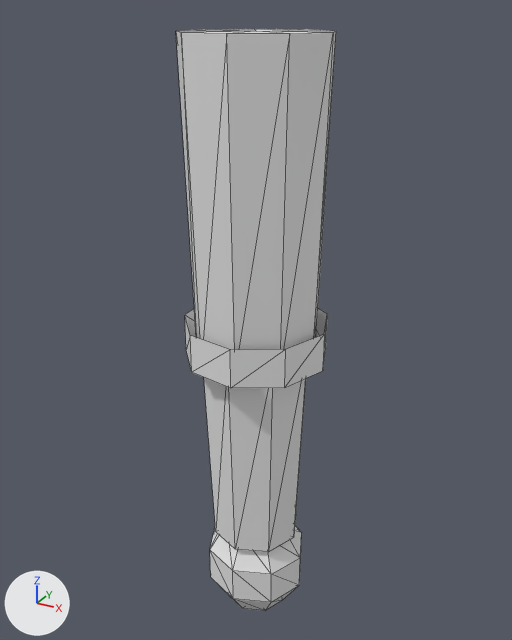
The OBJ model assets/models/citizens/arm_r.obj: old version first, new version second.
One viewpoint serves both versions: a camera (50 mm lens) standing at (0.276, -0.503, 0.016) and looking at (-0.008, 0.013, -0.242). The lights are fixed; the arrows at lower left show +X, +Y and +Z. The picture after the commit comes second. Mesh edges are drawn as thin lines. Where no turn or scale is listed for an object, it has been applied to the vertices. Vertices at exactly the same position are counted once.

In view in the first picture: 'arm_r'.
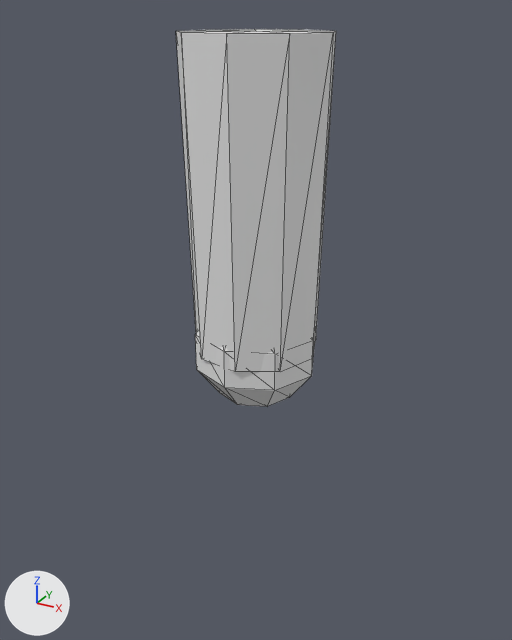
Diff of the bpy script that builds the scene:
```diff
--- a/assets/models/citizens/arm_r.obj.py
+++ b/assets/models/citizens/arm_r.obj.py
@@ me_arm_r @@
 # used by ob_arm_r; location = (0.0, 0.0, 0.0)
-me_arm_r.from_pydata(...)  # 90 vertices, 150 faces; spans x -0.061..0.065, y -0.064..0.064, z -0.558..0.0
+me_arm_r.from_pydata(...)  # 54 vertices, 100 faces; spans x -0.058..0.062, y -0.061..0.061, z -0.315..0.0
+# me_arm_r part 1: the loose piece of 34 vertices spanning x -0.049..0.049, y -0.048..0.048, z -0.558..-0.442 is deleted
+# me_arm_r part 2
+# 34 vertices are removed from x -0.061..0.065, y -0.064..0.064, z -0.46..-0.235
+# 50 faces are deleted
+# 2 vertices move from x -0.035..0.0, y 0.0..0.035, z -0.255 to x 0.0, y 0.0..0.034, z -0.215..-0.205
+# 24 vertices are added at x -0.055..0.055, y -0.055..0.055, z -0.315..-0.215
+# 8 new vertices lie (0.0, 0.0, 0.034) away from vertices in x -0.055..0.055, y -0.055..0.055, z -0.277
+# 64 new faces join them
```

Pixel boxes [x1, y1, x2, y2] of what changed, in the pictures (512 x 640 px; the box of a moved part takes in the faces that stretch with it):
'arm_r', reshaped (35% shorter): before [176, 29, 336, 611]; after [176, 29, 336, 407]
part 1 of me_arm_r, deleted: before [210, 526, 302, 611]
part 2 of me_arm_r, moved or reshaped: before [185, 308, 327, 552]; after [195, 330, 314, 407]
